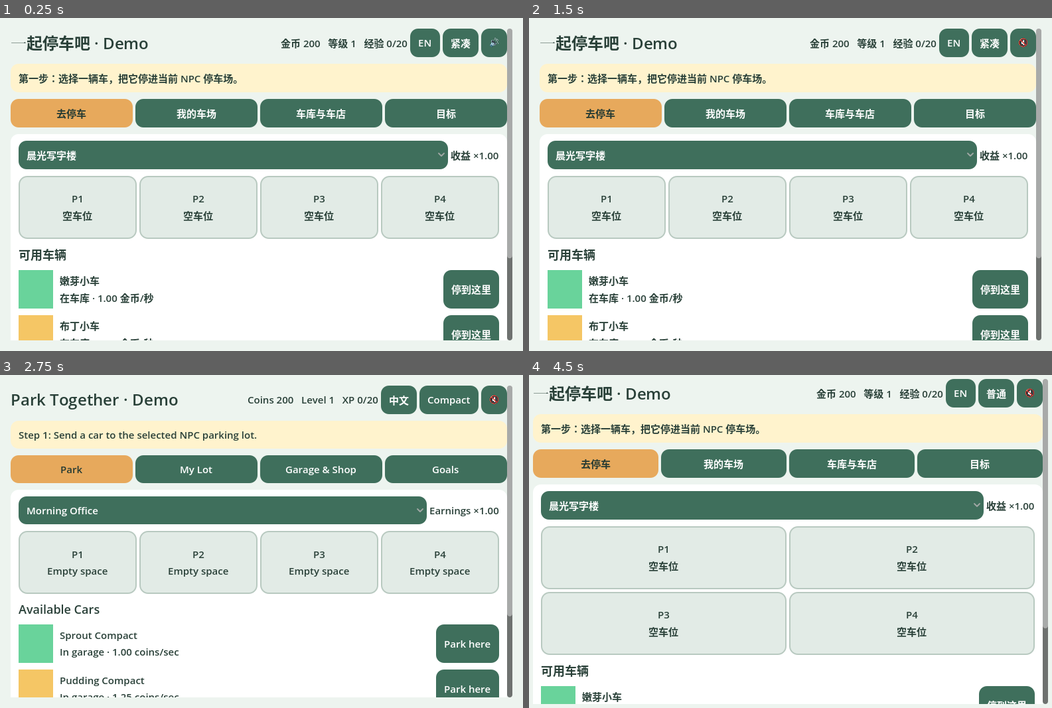
Above: before the commit, frames 1-4 (two rows, left to right).
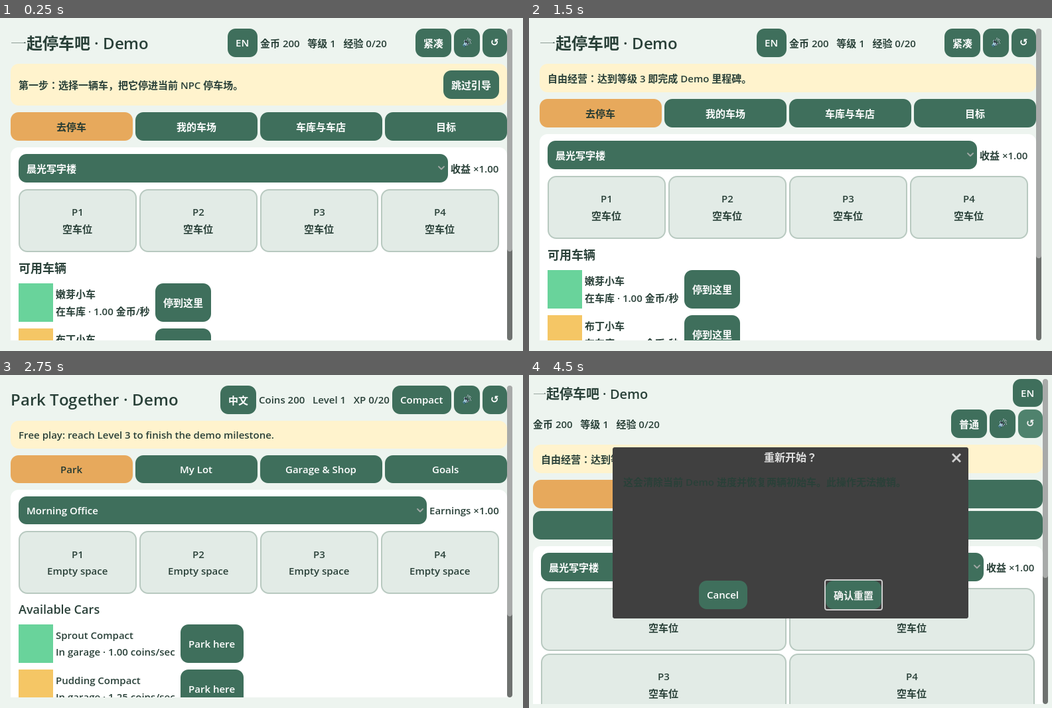
Above: after the commit, the same moments.

Repository: 9yen/parking_game
Game: Godot game, scene res://scenes/main.tscn
Same seed, same stepped clock (60 frames per second), same inputs: the game is played once before the commit and once after it.
Inputs (mouse positions are in pixels of both pictures, inside the frame that each line leads up to):
- Up to frame 1 (0.25 s): no input
- Up to frame 2 (1.5 s): click (1025, 41) at 0.5 s, where only the run after the commit has a clickable "↺"; click (999, 84) at 1.25 s, where only the run after the commit has a clickable "跳过引导"
- Up to frame 3 (2.75 s): click "EN" at 2 s
- Up to frame 4 (4.5 s): click "中文" at 2.75 s; click "紧凑" at 3.5 s; click (1031, 424) at 4.25 s, where only the run after the commit has a clickable "↺"

The runs differ from the first frame. In frame 1, 32% of the frame differs, in the area x 2-98%, y 3-97%; in frame 2, 6.6%; in frame 3, 7.5%; in frame 4, 72%, in the area x 0-100%, y 1-99%.

Commit message:
feat: finalize responsive Windows demo candidate

Diff:
--- a/scripts/services/demo_localization.gd
+++ b/scripts/services/demo_localization.gd
@@ -7,7 +7,11 @@
 const EN := {
 "app.title":"Park Together · Demo","stats":"Coins %d   Level %d   XP %d/%d","tab.park":"Park","tab.home":"My Lot","tab. …(3489 unchanged characters)…
 
+const EXTRA_ZH := {"action.skip":"跳过引导","action.reset":"重置存档","reset.title":"重新开始？","reset.body":"这会清除当前 Demo 进度并恢复两辆初始车。此操作无法撤销。","reset.confirm":"确认重置"}
+const EXTRA_EN := {"action.skip":"Skip guide","action.reset":"Reset save","reset.title":"Start over?","reset.body":"This clears the current demo progress and restores the two starter cars. This cannot be undone.","reset.confirm":"Reset progress"}
+
 func text(key: String, values: Array = []) -> String:
 	var table := ZH if locale == "zh_CN" else EN
-	var result := str(table.get(key,key))
+	var extra := EXTRA_ZH if locale == "zh_CN" else EXTRA_EN
+	var result := str(table.get(key,extra.get(key,key)))
 	return result % values if not values.is_empty() else result
--- a/scripts/ui/demo_main.gd
+++ b/scripts/ui/demo_main.gd
@@ -52,21 +52,27 @@
 	var note:=Label.new();note.text=words.text(notice_key,notice_values);note.add_theme_color_override("font_color",Color("#486057"));page.add_child(note)
 
 func _header() -> Control:
-	var row:=HBoxContainer.new();var title:=Label.new();title.text=words.text("app.title");title.add_theme_font_size_override("font_size",24);title.size_flags_horizontal=Control.SIZE_EXPAND_FILL;row.add_child(title)
+	var root:BoxContainer=VBoxContainer.new() if state.compact else HBoxContainer.new()
+	var title_row:=HBoxContainer.new();title_row.size_flags_horizontal=Control.SIZE_EXPAND_FILL;var title:=Label.new();title.text=words.text("app.title");title.add_theme_font_size_override("font_size",20 if state.compact else 24);title.size_flags_horizontal=Control.SIZE_EXPAND_FILL;title_row.add_child(title)
+	var language:=Button.new();language.text=words.text("action.language");language.pressed.connect(_toggle_language);title_row.add_child(language);root.add_child(title_row)
+	var row:=HBoxContainer.new();row.size_flags_horizontal=Control.SIZE_EXPAND_FILL
 	var next_xp:=Config.LEVEL_XP[state.level] if state.level<5 else Config.LEVEL_XP[-1]
-	var stats:=Label.new();stats.text=words.text("stats",[state.coins,state.level,state.xp,next_xp]);row.add_child(stats)
-	for key in ["language","window"]:
-		var button:=Button.new();button.text=words.text("action.language") if key=="language" else words.text("action.normal" if state.compact else "action.compact")
-		button.pressed.connect(_toggle_language if key=="language" else _toggle_window);row.add_child(button)
+	var stats:=Label.new();stats.text=words.text("stats",[state.coins,state.level,state.xp,next_xp]);stats.size_flags_horizontal=Control.SIZE_EXPAND_FILL;row.add_child(stats)
+	var window_button:=Button.new();window_button.text=words.text("action.normal" if state.compact else "action.compact");window_button.pressed.connect(_toggle_window);row.add_child(window_button)
 	var sound_button:=Button.new();sound_button.text="🔊" if state.sound else "🔇";sound_button.pressed.connect(_toggle_sound);row.add_child(sound_button)
-	return row
+	var reset_button:=Button.new();reset_button.text="↺";reset_button.tooltip_text=words.text("action.reset");reset_button.pressed.connect(_confirm_reset);row.add_child(reset_button)
+	root.add_child(row);return root
 
 func _tutorial() -> Control:
 	var panel:=PanelContainer.new();panel.add_theme_stylebox_override("panel",_style(Color("#fff3cd")))
-	var label:=Label.new();label.text=words.text("tutorial.%d"%state.tutorial_step);label.autowrap_mode=TextServer.AUTOWRAP_WORD_SMART;panel.add_child(label);return panel
+	var row:=HBoxContainer.new();var label:=Label.new();label.text=words.text("tutorial.%d"%state.tutorial_step);label.autowrap_mode=TextServer.AUTOWRAP_WORD_SMART;label.size_flags_horizontal=Control.SIZE_EXPAND_FILL;row.add_child(label)
+	if not state.tutorial_hidden:var skip:=Button.new();skip.text=words.text("action.skip");skip.pressed.connect(_skip_tutorial);row.add_child(skip)
+	panel.add_child(row);return panel
 
 func _tabs() -> Control:
-	var row:=HBoxContainer.new()
+	var row:Container
+	if state.compact:var grid:=GridContainer.new();grid.columns=2;row=grid
+	else:row=HBoxContainer.new()
 	for id in ["park","home","shop","goals"]:
 		var button:=Button.new();button.text=words.text("tab."+id);button.toggle_mode=true;button.button_pressed=tab==id;button.size_flags_horizontal=Control.SIZE_EXPAND_FILL;button.pressed.connect(_set_tab.bind(id));row.add_child(button)
 	return row
@@ -84,18 +90,21 @@
 	return _panel(box)
 
 func _car_row(car: Dictionary) -> Control:
-	var row:=HBoxContainer.new();row.custom_minimum_size.y=58;row.add_theme_constant_override("separation",10);var color:=ColorRect.new();color.color=Color(car.color);color.custom_minimum_size=Vector2(52,46);row.add_child(color)
+	var row:BoxContainer=VBoxContainer.new() if state.compact else HBoxContainer.new();row.custom_minimum_size.y=58;row.add_theme_constant_override("separation",8)
+	var details:=HBoxContainer.new();var color:=ColorRect.new();color.color=Color(car.color);color.custom_minimum_size=Vector2(52,46);details.add_child(color)
 	var text:=Label.new();text.size_flags_horizontal=Control.SIZE_EXPAND_FILL
 	if car.state==State.GARAGED:text.text="%s\n%s"%[words.text(car.name_key),words.text("car.status.home",[car.rate])]
 	else:
 		var p:=state.preview(car.instance_id,Time.get_unix_time_from_system());text.text="%s\n%s"%[words.text(car.name_key),words.text("car.status.out",[_duration(p.elapsed_seconds),p.visitor_coins])]
-	row.add_child(text);var action:=Button.new()
+	details.add_child(text);row.add_child(details);var action:=Button.new()
 	if car.state==State.GARAGED:action.text=words.text("action.park");action.pressed.connect(_park.bind(car.instance_id))
 	else:var p:=state.preview(car.instance_id,Time.get_unix_time_from_system());action.text=words.text("action.recall",[p.visitor_coins]);action.pressed.connect(_recall.bind(car.instance_id))
 	row.add_child(action);return row
 
 func _home_page() -> Control:
-	var box:=VBoxContainer.new();var image:=TextureRect.new();image.texture=BACKGROUND;image.expand_mode=TextureRect.EXPAND_IGNORE_SIZE;image.stretch_mode=TextureRect.STRETCH_KEEP_ASPECT_COVERED;image.custom_minimum_size=Vector2(300,190 if state.compact else 260);box.add_child(image)
+	var box:=VBoxContainer.new();var phase_index:=int(Time.get_unix_time_from_system()/180)%4;var phase_keys:=["phase.day","phase.sunset","phase.night","phase.rain"];var phase_tints:=[Color.WHITE,Color("#ffd2a3"),Color("#7d91bd"),Color("#a5bec4")]
+	var phase:=Label.new();phase.text=words.text("section.home")+" · "+words.text(phase_keys[phase_index]);phase.add_theme_font_size_override("font_size",18);box.add_child(phase)
+	var image:=TextureRect.new();image.texture=BACKGROUND;image.modulate=phase_tints[phase_index];image.expand_mode=TextureRect.EXPAND_IGNORE_SIZE;image.stretch_mode=TextureRect.STRETCH_KEEP_ASPECT_COVERED;image.custom_minimum_size=Vector2(300,190 if state.compact else 260);box.add_child(image)
 	var title:=HBoxContainer.new();var label:=Label.new();label.text=words.text("host.pending",[state.host_income]);label. …(280 unchanged characters)…
 	var grid:=GridContainer.new();grid.columns=2 if state.compact else 4
 	for i in 4:grid.add_child(_visitor_card(i))
@@ -135,6 +144,10 @@
 func _toggle_language()->void:state.locale="en" if state.locale=="zh_CN" else "zh_CN";words.locale=state.locale;_save_build()
 func _toggle_window()->void:state.compact=not state.compact;_apply_window();_save_build()
 func _toggle_sound()->void:state.sound=not state.sound;_save_build()
+func _skip_tutorial()->void:state.tutorial_hidden=true;state.tutorial_step=5;_save_build()
+func _confirm_reset()->void:
+	var dialog:=ConfirmationDialog.new();dialog.title=words.text("reset.title");dialog.dialog_text=words.text("reset.body");dialog.ok_button_text=words.text("reset.confirm");dialog.confirmed.connect(_reset_save);add_child(dialog);dialog.popup_centered(Vector2i(520,220))
+func _reset_save()->void:state=State.new();state.locale=words.locale;state.initialize(Time.get_unix_time_from_system());notice_key="notice.ready";notice_values=[];Save.save_game(state);_apply_window();_build()
 func _apply_window()->void:DisplayServer.window_set_size(Vector2i(480,720) if state.compact else Vector2i(1120,720))
 func _duration(s:int)->String:return "%02d:%02d:%02d"%[s/3600,(s%3600)/60,s%60]
 func _panel(child:Control)->PanelContainer:var p:=PanelContainer.new();p.add_theme_stylebox_override("panel",_style(Color("#ffffff")));p.add_child(child);return p
Not shown, changed: export_presets.cfg
Not shown, changed: README.md
Not shown, changed: docs/index.md
Not shown, added: docs/steam-store-copy-draft.md
